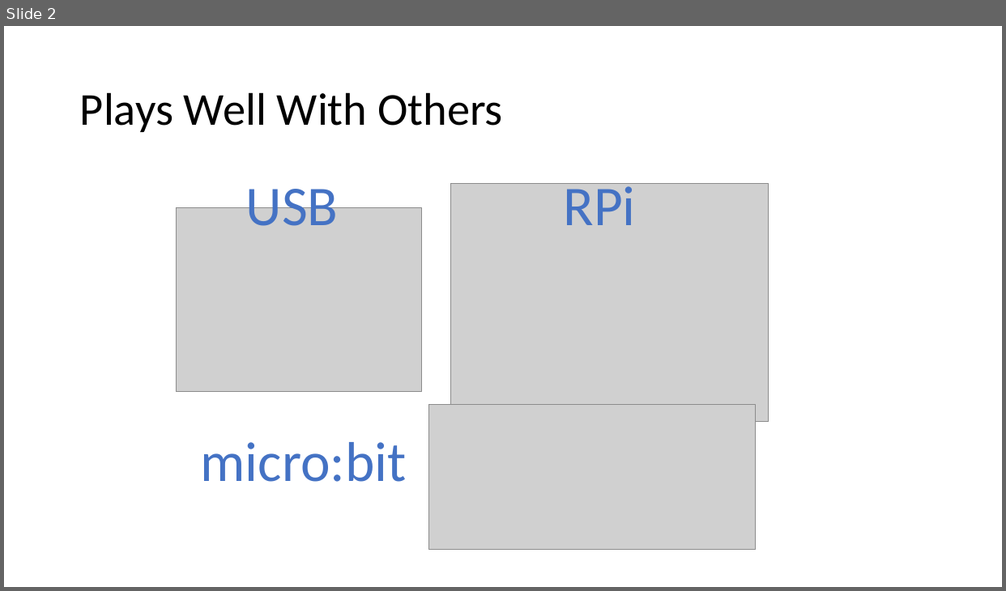
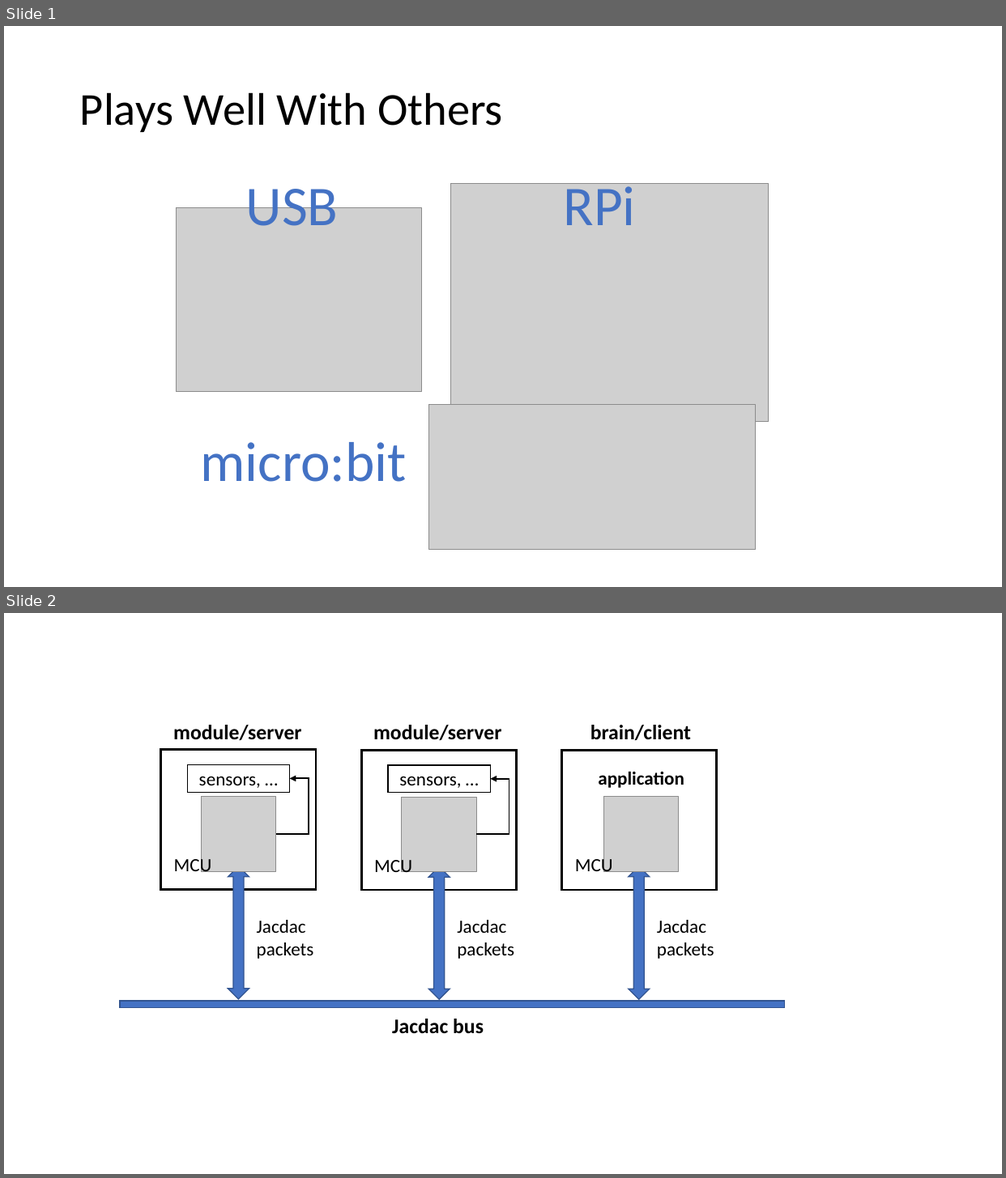
Before and after one commit to microsoft/data-science-editor, a slide deck: docs/imagesForWeb.pptx. Shown one above the other, each under a label of ours: slide 2 before the commit, slides 1 and 2 after it. The pictures are 1006x591 and 1006x1178 pixels, drawn with LibreOffice and Linux fonts; fonts in the diff are those of the drawing; grey boxes stand for pictures. Boxes give left, top, right and bottom in pixels: in the first picture for what was removed or moved away, otherwise in the second. Text is boxed around its words. In the diff, an @@ line names an element or a change of style, - is before the commit and + after.

```diff
--- a/docs/imagesForWeb.pptx
+++ b/docs/imagesForWeb.pptx
@@ slide 2 added at (4, 613, 1002, 1174), background #FFFFFF @@
@@ text added at (575, 856, 613, 872), 18 pt, text #000000 @@
+MCU
@@ group added at (161, 725, 316, 1000): 3 texts, 2 rectangles, 1 up down arrow, 1 picture, 1 elbow arrow @@
+module/server
+sensors, …
+MCU
+Jacdac
+packets
@@ group added at (362, 725, 517, 1000): 3 texts, 2 rectangles, 1 up down arrow, 1 picture, 1 elbow arrow @@
+module/server
+sensors, …
+MCU
+Jacdac
+packets
@@ group added at (562, 725, 717, 1000): 3 texts, 1 rectangle, 1 up down arrow, 1 picture @@
+brain/client
+application
+Jacdac
+packets
@@ rectangle added at (120, 1001, 785, 1008), fill #4472C4, outline #325491 1 pt @@
@@ text added at (392, 1019, 484, 1034), 20 pt, text #000000, bold @@
+Jacdac bus
@@ what was slide 2 is now slide 1 @@
```
Also in this commit, not shown: 1 slide removed, 6 other files.
